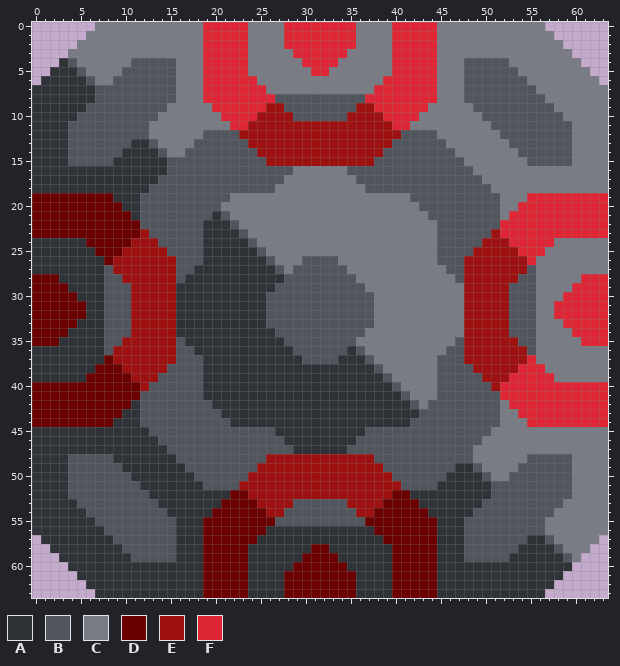
Two versions of one pixel-art sprite, assets/sprites/blocks/container.png. Above: the version before the commit.
The file is 64x64 pixels.
Palette (. is transparent): A #2f3338  B #50555e  C #797c85  D #6b0000  E #9e1111  F #de2635
New version:
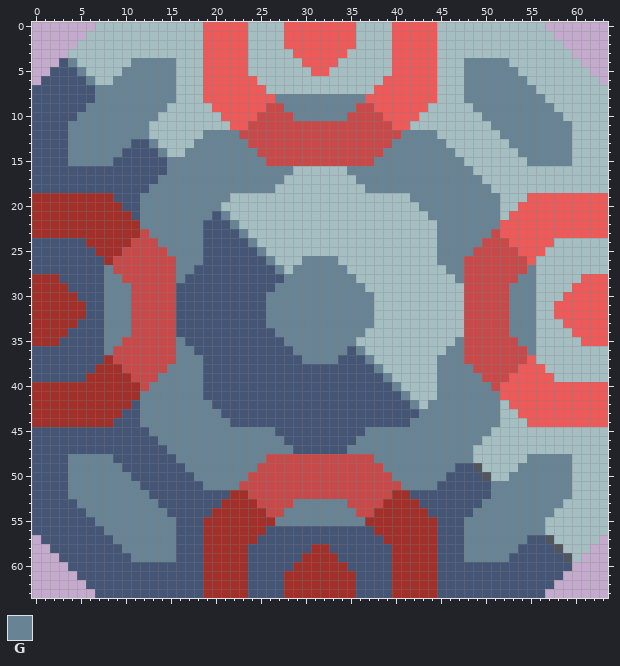
Colours new in this view: G #688394
What changed:
colour A: #2f3338 -> #455575
colour C: #797c85 -> #a5bec2
colour D: #6b0000 -> #a1302a
colour E: #9e1111 -> #c74a4a
colour F: #de2635 -> #ed5a5a
Changed rows in their new state; - is a pixel that keeps its letter.
first column x 4:
 4 G------GGGGG--------------------------------GGGGG-------
 5 -G----GGGGGG--------------------------------GGGGGG------
 6 --G--GGGGGGG--------------------------------GGGGGGG-----
 7 ---GGGGGGGGG--------------------------------GGGGGGGG----
 8 ---GGGGGGGGG-----------GGGGGGGGGG-----------GGGGGGGGG---
 9 --GGGGGGGGG-------------GGGGGGGG-------------GGGGGGGGG--
10 -GGGGGGGGG---------------GGGGGG---------------GGGGGGGGG-
11 GGGGGGGGG--------------------------------------GGGGGGGGG
12 GGGGGGGGG------GGGG------------------GGGG-------GGGGGGGG
13 GGGGGGG--G----GGGGGG----------------GGGGGG-------GGGGGGG
14 GGGGGG----G--GGGGGGGG--------------GGGGGGGG-------GGGGGG
15 GGGGG------GGGGGGGGGGG------------GGGGGGGGGG-------GGGGG
16 -----------GGGGGGGGGGGGGG------GGGGGGGGGGGGGG-----------
17 ----------GGGGGGGGGGGGGG--------GGGGGGGGGGGGGG----------
18 ---------GGGGGGGGGGGGGG----------GGGGGGGGGGGGGG---------
19 --------GGGGGGGGGG--------------------GGGGGGGGGG--------
20 --------GGGGGGGGG----------------------GGGGGGGGG--------
21 --------GGGGGGGG-G----------------------GGGGGGGG--------
22 --------GGGGGGG---G----------------------GGGGGGG--------
23 ---------GGGGGG----G---------------------GGGGGG---------
24 ----------GGGGG-----G--------------------GGGGG----------
25 -----------GGGG------G-------------------GGGG-----------
26 ------------GGG-------G---GGGG-----------GGG------------
27 ----G-------GG---------G-GGGGGG-----------GG-------G----
28 ----GG------G-----------GGGGGGGG-----------G------GG----
29 ----GGG----------------GGGGGGGGGG----------------GGG----
30 ----GGG---------------GGGGGGGGGGGG---------------GGG----
31 ----GGG---------------GGGGGGGGGGGG---------------GGG----
32 ----GGG---------------GGGGGGGGGGGG---------------GGG----
33 ----GGG---------------GGGGGGGGGGGG---------------GGG----
34 ----GGG----------------GGGGGGGGGG----------------GGG----
35 ----GG------G-----------GGGGGGGG-----------G------GG----
36 ----G-------GG-----------GGGGGG-G---------GG-------G----
37 ------------GGG-----------GGGG---G-------GGG------------
38 -----------GGGG-------------------G------GGGG-----------
39 ----------GGGGG--------------------G-----GGGGG----------
40 ---------GGGGGG---------------------G----GGGGGG---------
41 --------GGGGGGG----------------------G---GGGGGGG--------
42 --------GGGGGGGG----------------------G-GGGGGGGG--------
43 --------GGGGGGGGG----------------------GGGGGGGGG--------
44 --------GGGGGGGGGG--------------------GGGGGGGGGG--------
45 ---------GGGGGGGGGGGGGG----------GGGGGGGGGGGGGG---------
46 ----------GGGGGGGGGGGGGG--------GGGGGGGGGGGGGG----------
47 -----------GGGGGGGGGGGGGG------GGGGGGGGGGGGGG-----------
48 GGGGG-------GGGGGGGGGG------------GGGGGGGGGGG------GGGGG
49 GGGGGG-------GGGGGGGG--------------GGGGGGGG-------GGGGGG
50 GGGGGGG-------GGGGGG----------------GGGGGG-------GGGGGGG
51 GGGGGGGG-------GGGG------------------GGGG------GGGGGGGGG
52 GGGGGGGGG--------------------------------------GGGGGGGGG
53 -GGGGGGGGG---------------GGGGGG---------------GGGGGGGGG-
54 --GGGGGGGGG-------------GGGGGGGG-------------GGGGGGGGG--
55 ---GGGGGGGGG-----------GGGGGGGGGG-----------GGGGGGGGG---
56 ----GGGGGGGG--------------------------------GGGGGGGGG---
57 -----GGGGGGG--------------------------------GGGGGGG-----
58 ------GGGGGG--------------------------------GGGGGG------
59 -------GGGGG--------------------------------GGGGG-------
Pixel boxes of the changes (left, top, right, bottom) in both pictures:
changed: (32, 22, 608, 598)
